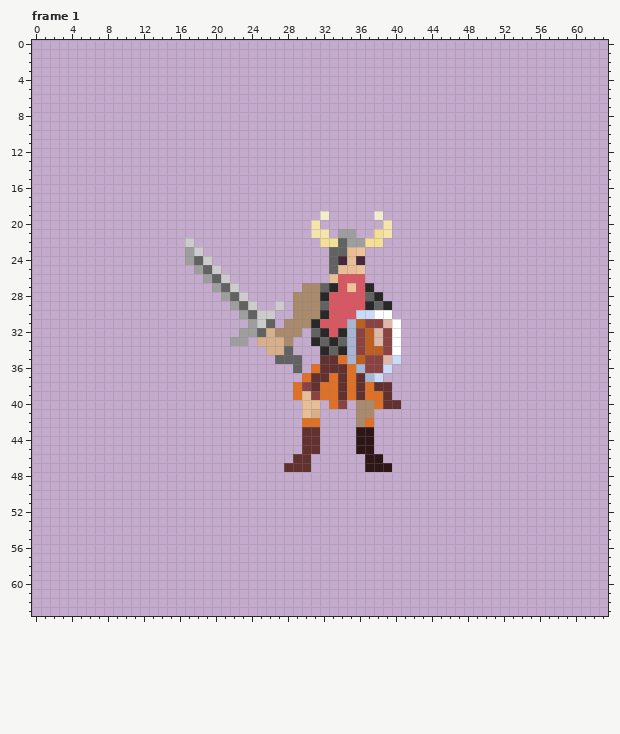
Pixel-art file, stored at viking_guy_fix.ase. The picture above was drawn from the file before the commit.
64x64 pixels, 1 frame. Shown: frame 1. The commit also changed other frames, which this record leaves out.
Once edited:
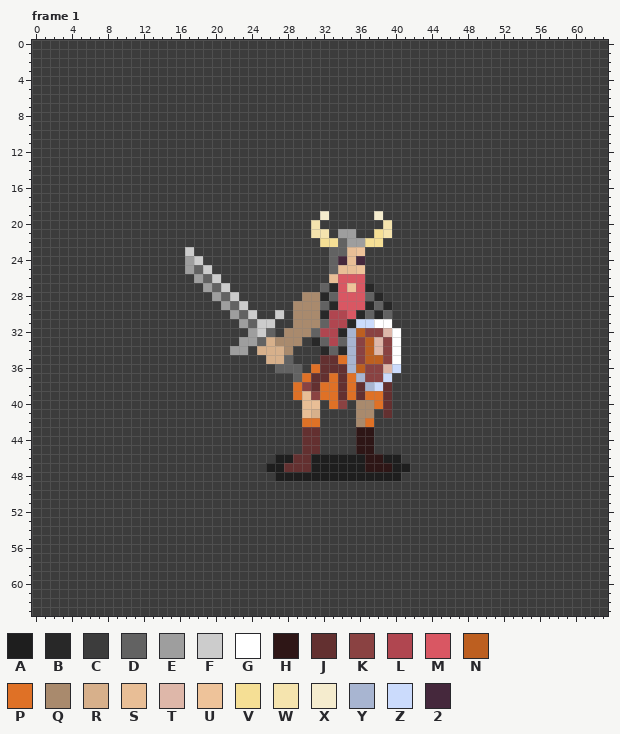
Palette (. is transparent): A #1e1e1e  B #282828  C #3c3c3c  D #626262  E #9e9e9e  F #cccccc  G #ffffff  H #2e1616  J #633030  K #8a4242  L #b04650  M #d95763  N #bd5f20  P #df7126  Q #a98a6d  R #d7b08b  S #e8be96  T #deb7a9  U #eec39a  V #f5df95  W #f5e4ae  X #f5ecce  Y #a8b5d1  Z #cbdbfc  2 #45283c
Difference:
layer "Background" added
layer "Shadow" opacity 50% added
Changed rows in their new state; - is an unchanged pixel.
Frame 1:
first column x 0:
 0 CCCCCCCCCCCCCCCCCCCCCCCCCCCCCCCCCCCCCCCCCCCCCCCCCCCCCCCCCCCCCCCC
 1 CCCCCCCCCCCCCCCCCCCCCCCCCCCCCCCCCCCCCCCCCCCCCCCCCCCCCCCCCCCCCCCC
 2 CCCCCCCCCCCCCCCCCCCCCCCCCCCCCCCCCCCCCCCCCCCCCCCCCCCCCCCCCCCCCCCC
 3 CCCCCCCCCCCCCCCCCCCCCCCCCCCCCCCCCCCCCCCCCCCCCCCCCCCCCCCCCCCCCCCC
 4 CCCCCCCCCCCCCCCCCCCCCCCCCCCCCCCCCCCCCCCCCCCCCCCCCCCCCCCCCCCCCCCC
 5 CCCCCCCCCCCCCCCCCCCCCCCCCCCCCCCCCCCCCCCCCCCCCCCCCCCCCCCCCCCCCCCC
 6 CCCCCCCCCCCCCCCCCCCCCCCCCCCCCCCCCCCCCCCCCCCCCCCCCCCCCCCCCCCCCCCC
 7 CCCCCCCCCCCCCCCCCCCCCCCCCCCCCCCCCCCCCCCCCCCCCCCCCCCCCCCCCCCCCCCC
 8 CCCCCCCCCCCCCCCCCCCCCCCCCCCCCCCCCCCCCCCCCCCCCCCCCCCCCCCCCCCCCCCC
 9 CCCCCCCCCCCCCCCCCCCCCCCCCCCCCCCCCCCCCCCCCCCCCCCCCCCCCCCCCCCCCCCC
10 CCCCCCCCCCCCCCCCCCCCCCCCCCCCCCCCCCCCCCCCCCCCCCCCCCCCCCCCCCCCCCCC
11 CCCCCCCCCCCCCCCCCCCCCCCCCCCCCCCCCCCCCCCCCCCCCCCCCCCCCCCCCCCCCCCC
12 CCCCCCCCCCCCCCCCCCCCCCCCCCCCCCCCCCCCCCCCCCCCCCCCCCCCCCCCCCCCCCCC
13 CCCCCCCCCCCCCCCCCCCCCCCCCCCCCCCCCCCCCCCCCCCCCCCCCCCCCCCCCCCCCCCC
14 CCCCCCCCCCCCCCCCCCCCCCCCCCCCCCCCCCCCCCCCCCCCCCCCCCCCCCCCCCCCCCCC
15 CCCCCCCCCCCCCCCCCCCCCCCCCCCCCCCCCCCCCCCCCCCCCCCCCCCCCCCCCCCCCCCC
16 CCCCCCCCCCCCCCCCCCCCCCCCCCCCCCCCCCCCCCCCCCCCCCCCCCCCCCCCCCCCCCCC
17 CCCCCCCCCCCCCCCCCCCCCCCCCCCCCCCCCCCCCCCCCCCCCCCCCCCCCCCCCCCCCCCC
18 CCCCCCCCCCCCCCCCCCCCCCCCCCCCCCCCCCCCCCCCCCCCCCCCCCCCCCCCCCCCCCCC
19 CCCCCCCCCCCCCCCCCCCCCCCCCCCCCCCC-CCCCC-CCCCCCCCCCCCCCCCCCCCCCCCC
20 CCCCCCCCCCCCCCCCCCCCCCCCCCCCCCC-CCCCCCC-CCCCCCCCCCCCCCCCCCCCCCCC
21 CCCCCCCCCCCCCCCCCCCCCCCCCCCCCCC--C--CC--CCCCCCCCCCCCCCCCCCCCCCCC
22 CCCCCCCCCCCCCCCCCCCCCCCCCCCCCCCC-------CCCCCCCCCCCCCCCCCCCCCCCCC
23 CCCCCCCCCCCCCCCCCFCCCCCCCCCCCCCCC----CCCCCCCCCCCCCCCCCCCCCCCCCCC
24 CCCCCCCCCCCCCCCCC-FCCCCCCCCCCCCCC----CCCCCCCCCCCCCCCCCCCCCCCCCCC
25 CCCCCCCCCCCCCCCCCEDFCCCCCCCCCCCCC----CCCCCCCCCCCCCCCCCCCCCCCCCCC
26 CCCCCCCCCCCCCCCCCCEDFCCCCCCCCCCCC----CCCCCCCCCCCCCCCCCCCCCCCCCCC
27 CCCCCCCCCCCCCCCCCCCEDFCCCCCCCCCC------CCCCCCCCCCCCCCCCCCCCCCCCCC
28 CCCCCCCCCCCCCCCCCCCCEDFCCCCCCC---D-----CCCCCCCCCCCCCCCCCCCCCCCCC
29 CCCCCCCCCCCCCCCCCCCCCEDFCCCCC----B------CCCCCCCCCCCCCCCCCCCCCCCC
30 CCCCCCCCCCCCCCCCCCCCCCEDFCCFC----LL-BDBDCCCCCCCCCCCCCCCCCCCCCCCC
31 CCCCCCCCCCCCCCCCCCCCCCCED-FCC--QDLLBZZGGCCCCCCCCCCCCCCCCCCCCCCCC
32 CCCCCCCCCCCCCCCCCCCCCCCC-FDC--Q-LL--NKKT-CCCCCCCCCCCCCCCCCCCCCCC
33 CCCCCCCCCCCCCCCCCCCCCCC-ED-Q-QC--L-------CCCCCCCCCCCCCCCCCCCCCCC
34 CCCCCCCCCCCCCCCCCCCCCCEECR--QCCC------T--CCCCCCCCCCCCCCCCCCCCCCC
35 CCCCCCCCCCCCCCCCCCCCCCCCCCRR-CCC----KNNKGCCCCCCCCCCCCCCCCCCCCCCC
36 CCCCCCCCCCCCCCCCCCCCCCCCCCCDD-C----YN--TZCCCCCCCCCCCCCCCCCCCCCCC
37 CCCCCCCCCCCCCCCCCCCCCCCCCCCCCD------YKKZCCCCCCCCCCCCCCCCCCCCCCCC
38 CCCCCCCCCCCCCCCCCCCCCCCCCCCCC--------YZ-CCCCCCCCCCCCCCCCCCCCCCCC
39 CCCCCCCCCCCCCCCCCCCCCCCCCCCCC-----------CCCCCCCCCCCCCCCCCCCCCCCC
40 CCCCCCCCCCCCCCCCCCCCCCCCCCCCCC--C--C----CCCCCCCCCCCCCCCCCCCCCCCC
41 CCCCCCCCCCCCCCCCCCCCCCCCCCCCCC--CCCC--CJCCCCCCCCCCCCCCCCCCCCCCCC
42 CCCCCCCCCCCCCCCCCCCCCCCCCCCCCC--CCCC--CCCCCCCCCCCCCCCCCCCCCCCCCC
43 CCCCCCCCCCCCCCCCCCCCCCCCCCCCCC--CCCC--CCCCCCCCCCCCCCCCCCCCCCCCCC
44 CCCCCCCCCCCCCCCCCCCCCCCCCCCCCC--CCCC--CCCCCCCCCCCCCCCCCCCCCCCCCC
45 CCCCCCCCCCCCCCCCCCCCCCCCCCCCCC--CCCC--CCCCCCCCCCCCCCCCCCCCCCCCCC
46 CCCCCCCCCCCCCCCCCCCCCCCCCCCAA--AAAAAA--AACCCCCCCCCCCCCCCCCCCCCCC
47 CCCCCCCCCCCCCCCCCCCCCCCCCCAA---AAAAAA---AACCCCCCCCCCCCCCCCCCCCCC
48 CCCCCCCCCCCCCCCCCCCCCCCCCCCAAAAAAAAAAAAAACCCCCCCCCCCCCCCCCCCCCCC
49 CCCCCCCCCCCCCCCCCCCCCCCCCCCCCCCCCCCCCCCCCCCCCCCCCCCCCCCCCCCCCCCC
50 CCCCCCCCCCCCCCCCCCCCCCCCCCCCCCCCCCCCCCCCCCCCCCCCCCCCCCCCCCCCCCCC
51 CCCCCCCCCCCCCCCCCCCCCCCCCCCCCCCCCCCCCCCCCCCCCCCCCCCCCCCCCCCCCCCC
52 CCCCCCCCCCCCCCCCCCCCCCCCCCCCCCCCCCCCCCCCCCCCCCCCCCCCCCCCCCCCCCCC
53 CCCCCCCCCCCCCCCCCCCCCCCCCCCCCCCCCCCCCCCCCCCCCCCCCCCCCCCCCCCCCCCC
54 CCCCCCCCCCCCCCCCCCCCCCCCCCCCCCCCCCCCCCCCCCCCCCCCCCCCCCCCCCCCCCCC
55 CCCCCCCCCCCCCCCCCCCCCCCCCCCCCCCCCCCCCCCCCCCCCCCCCCCCCCCCCCCCCCCC
56 CCCCCCCCCCCCCCCCCCCCCCCCCCCCCCCCCCCCCCCCCCCCCCCCCCCCCCCCCCCCCCCC
57 CCCCCCCCCCCCCCCCCCCCCCCCCCCCCCCCCCCCCCCCCCCCCCCCCCCCCCCCCCCCCCCC
58 CCCCCCCCCCCCCCCCCCCCCCCCCCCCCCCCCCCCCCCCCCCCCCCCCCCCCCCCCCCCCCCC
59 CCCCCCCCCCCCCCCCCCCCCCCCCCCCCCCCCCCCCCCCCCCCCCCCCCCCCCCCCCCCCCCC
60 CCCCCCCCCCCCCCCCCCCCCCCCCCCCCCCCCCCCCCCCCCCCCCCCCCCCCCCCCCCCCCCC
61 CCCCCCCCCCCCCCCCCCCCCCCCCCCCCCCCCCCCCCCCCCCCCCCCCCCCCCCCCCCCCCCC
62 CCCCCCCCCCCCCCCCCCCCCCCCCCCCCCCCCCCCCCCCCCCCCCCCCCCCCCCCCCCCCCCC
63 CCCCCCCCCCCCCCCCCCCCCCCCCCCCCCCCCCCCCCCCCCCCCCCCCCCCCCCCCCCCCCCC
